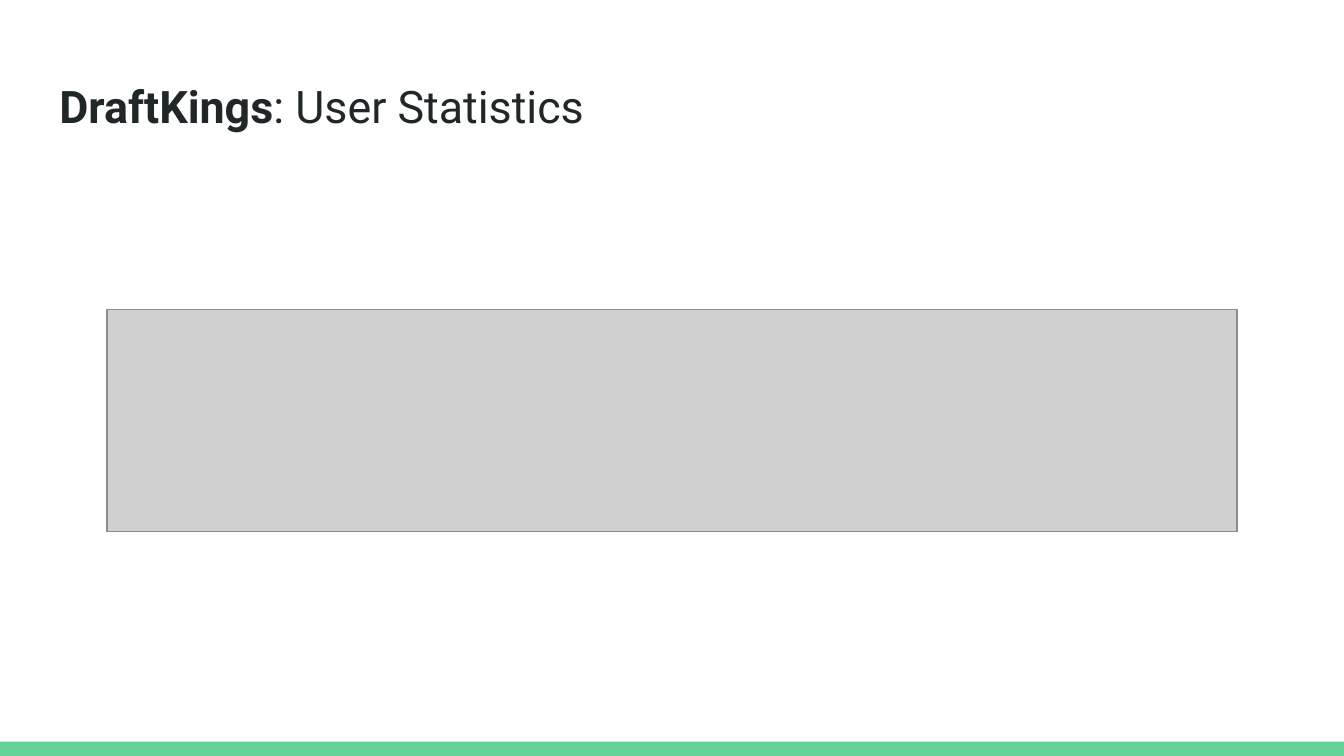
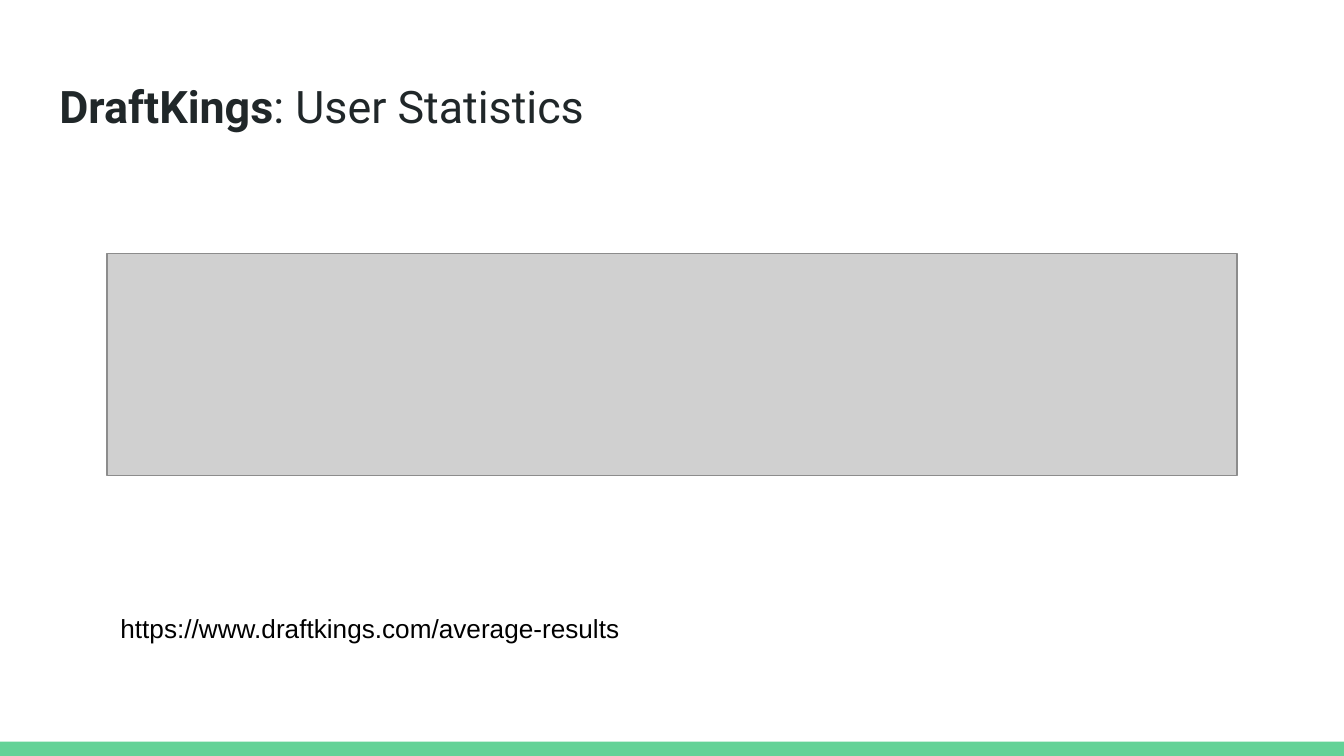
Before and after one commit to nycdatasci/bootcamp008_project, a slide deck: slide 6 of Project4-Capstone/DK/Capstone Presentation.pptx (slide 4 before the commit). Drawn at 1344x756 pixels with LibreOffice and Linux fonts; fonts in the diff are those of the drawing; grey boxes stand for pictures. Boxes give left, top, right and bottom in pixels: in the first picture for what was removed or moved away, otherwise in the second. Text is boxed around its words. In the diff, an @@ line names an element or a change of style, - is before the commit and + after.

```diff
--- a/Project4-Capstone/DK/Capstone Presentation.pptx
+++ b/Project4-Capstone/DK/Capstone Presentation.pptx
@@ picture: place and size @@
-picture at <box>108,309,1238,531</box>
+picture at <box>108,254,1238,476</box>
@@ text added at <box>120,619,619,644</box>, 14 pt, text #000000 @@
+https://www.draftkings.com/average-results
```
Also in this commit, not shown: 11 other slides changed, 5 slides added.
